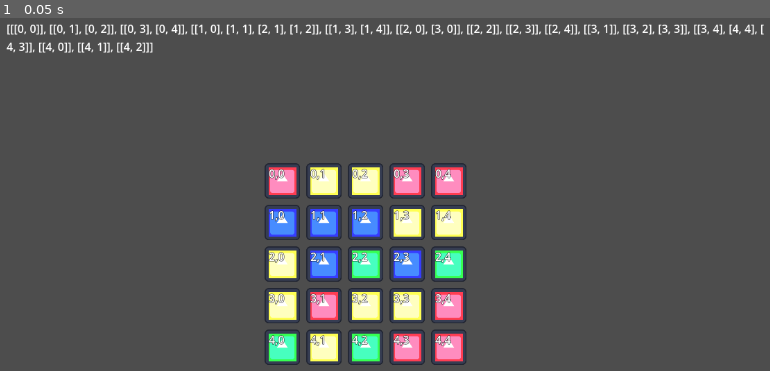
Above: before the commit, frame 1.
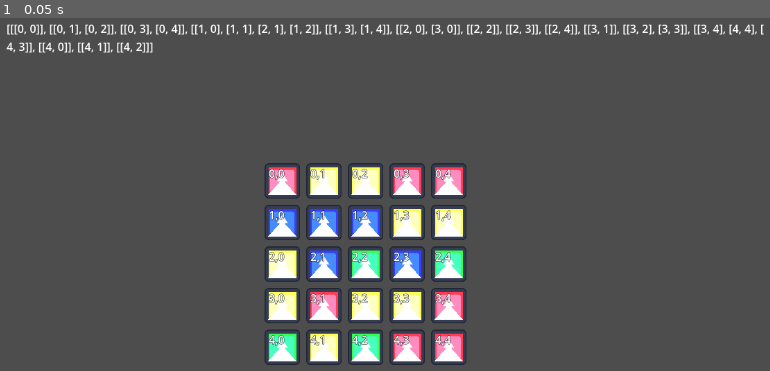
Above: after the commit, the same moment.

Repository: GandalfDG/slop-farmer-extension
Game: Godot game, scene res://game_window.tscn
Two runs of this game, one before a commit and one after it. Both use one fixed random seed, a clock stepped at 60 frames per second and the inputs below. The engine's default icon, where the game draws it, is replaced by a stand-in: a white triangle on a blue panel in a dark square.
Inputs:
- Up to frame 1 (0.05 s): no input

The runs differ from the first frame. In frame 1, 2.2% of the frame differs, in the area x 34-61%, y 46-98%.

Commit message:
add highlight indicator to token
not yet scripted

Diff:
--- a/grid.gd
+++ b/grid.gd
@@ -21,7 +21,7 @@
 			var token_node: Token = token.instantiate()
 			add_child(token_node)
 			token_node.position = Vector2(offset*column, offset*row)
-			token_node.set_type(randi_range(0,3 ))
+			token_node.set_type(randi_range(0,3) as Token.token_type)
 			token_node.set_debug_label(str(row) + "," + str(column))
 			token_node.token_clicked.connect(_on_token_clicked.bind([row,column]))
 			grid[row].append(token_node)
@@ -33,6 +33,9 @@
 
 func _on_token_clicked(token_coord):
 	print(str(token_coord) + ", " + str(get_group_of_token(token_coord)))
+
+func highlight_group(group: Array):
+	pass
 
 func populate_grid():
 	pass
--- a/token.gd
+++ b/token.gd
@@ -4,14 +4,18 @@
 signal token_clicked
 
 enum token_type {TYPE_1, TYPE_2, TYPE_3, TYPE_4}
+enum token_state {NONE, HIGHLIGHT}
 
 var type: token_type = token_type.TYPE_1
+var state: token_state = token_state.NONE
 
-var color_polygon
+var color_polygon: Polygon2D
+var highlight_polygon: Polygon2D
 var debug_label: Label
 
 func _ready():
 	color_polygon = $Color
+	highlight_polygon = $highlight_indicator
 	debug_label = $"Debug Label"
 
 func set_type(type: token_type):
@@ -24,7 +28,7 @@
 		token_type.TYPE_3:
 			color_polygon.color = Color.BLUE
 		token_type.TYPE_4:
-			color_polygon.color = Color.YELLOW
+			color_polygon.color = Color.GOLD
 
 func set_debug_label(text: String):
 	debug_label.text = text
@@ -34,3 +38,6 @@
 #	emit event up to parent on click
 	if Input.is_action_just_pressed("select"):
 		token_clicked.emit()
+
+func set_highlighted(highlight: bool):
+	state = token_state.HIGHLIGHT if highlight else token_state.NONE
--- a/token.tscn
+++ b/token.tscn
@@ -7,11 +7,11 @@
 outline_size = 2
 outline_color = Color(0, 0, 0, 1)
 
+[sub_resource type="RectangleShape2D" id="RectangleShape2D_0ucay"]
+size = Vector2(51, 51)
+
 [sub_resource type="CanvasItemMaterial" id="CanvasItemMaterial_bd72f"]
 blend_mode = 1
-
-[sub_resource type="RectangleShape2D" id="RectangleShape2D_0ucay"]
-size = Vector2(51, 51)
 
 [node name="Token" type="Node2D"]
 script = ExtResource("1_0ucay")
@@ -25,13 +25,6 @@
 text = "1,1"
 label_settings = SubResource("LabelSettings_0ucay")
 
-[node name="Color" type="Polygon2D" parent="."]
-z_index = 1
-material = SubResource("CanvasItemMaterial_bd72f")
-position = Vector2(6, 6)
-color = Color(0.84101, 0.000705212, 0.866408, 1)
-polygon = PackedVector2Array(0, 0, 40, 0, 40, 40, 0, 40)
-
 [node name="Sprite2D" type="Sprite2D" parent="."]
 scale = Vector2(0.4, 0.4)
 texture = ExtResource("1_bd72f")
@@ -43,4 +36,16 @@
 position = Vector2(26, 25.5)
 shape = SubResource("RectangleShape2D_0ucay")
 
+[node name="Color" type="Polygon2D" parent="."]
+material = SubResource("CanvasItemMaterial_bd72f")
+position = Vector2(6, 6)
+color = Color(0.84101, 0.000705212, 0.866408, 1)
+polygon = PackedVector2Array(0, 0, 40, 0, 40, 40, 0, 40)
+
+[node name="highlight_indicator" type="Polygon2D" parent="."]
+position = Vector2(52.8333, 76.6667)
+scale = Vector2(0.427083, 0.319444)
+polygon = PackedVector2Array(-112, -96, -16, -96, -64, -168)
+uv = PackedVector2Array(-112, -96, -16, -96, -72, -160)
+
 [connection signal="input_event" from="Area2D" to="." method="_on_area_2d_input_event"]
